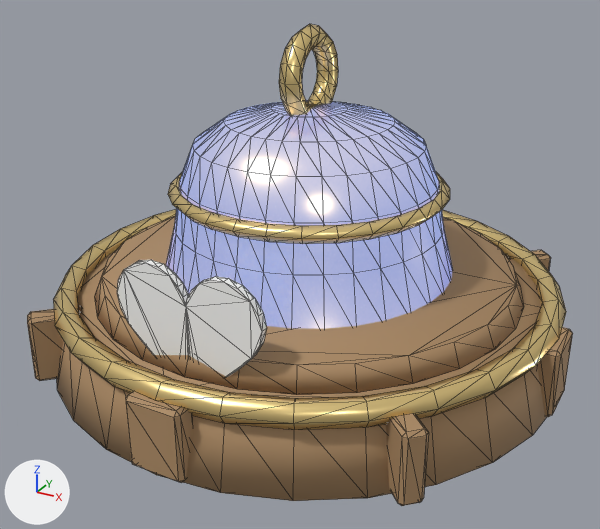
Two versions of the glTF model assets/ow.glb, one commit apart.
One viewpoint serves both versions: a 50 mm camera at (2.05, -3.83, 2.39) aimed at (0.01, -0.12, 0.53). Lighting does not change. The marker at lower left points along +X, +Y and +Z. The older version comes first. Mesh edges are drawn as thin lines.

Names of what the first picture shows: 'EL_PSwitch', 'EL_PSwitchCap'.
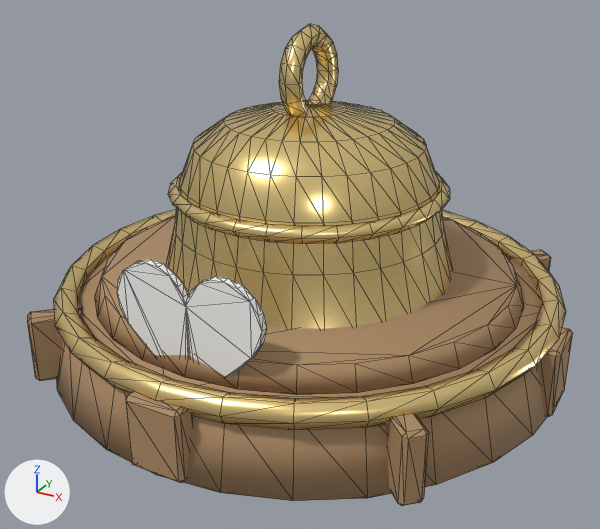
Where the change shows, as pixel boxes (x1, y1, x2, y2) in the pictures (600 x 529 px):
'EL_PSwitchCap', recoloured, surface changed (darker): (163, 41, 452, 330) in both

What changed in the scene script:
```text
Change mat_switchblue:
    remove mat_switchblue.emission_color = (0.06, 0.18, 0.6)  # blue #4576cb
    remove mat_switchblue.emission_strength = 1.0
```
